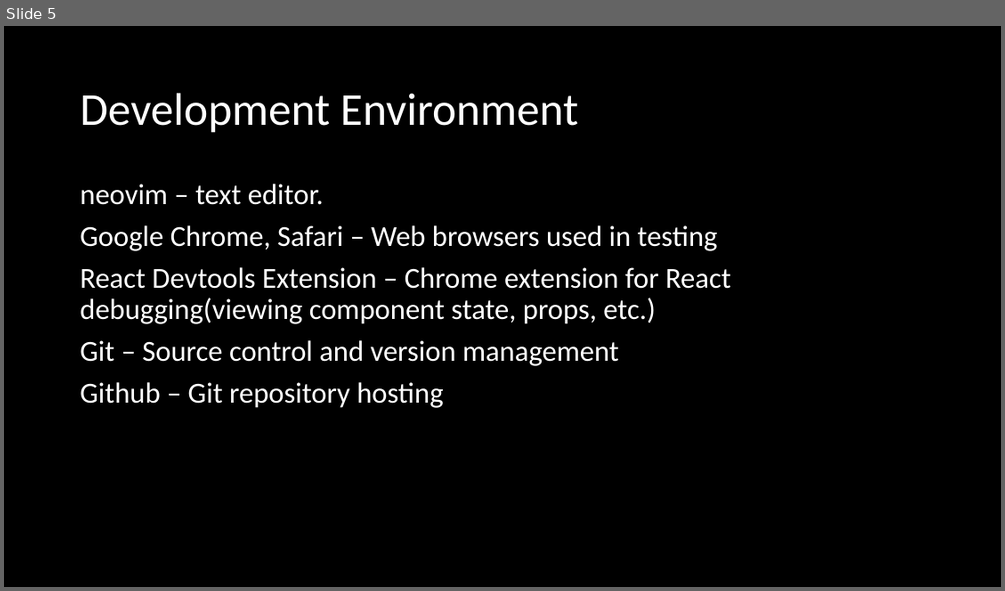
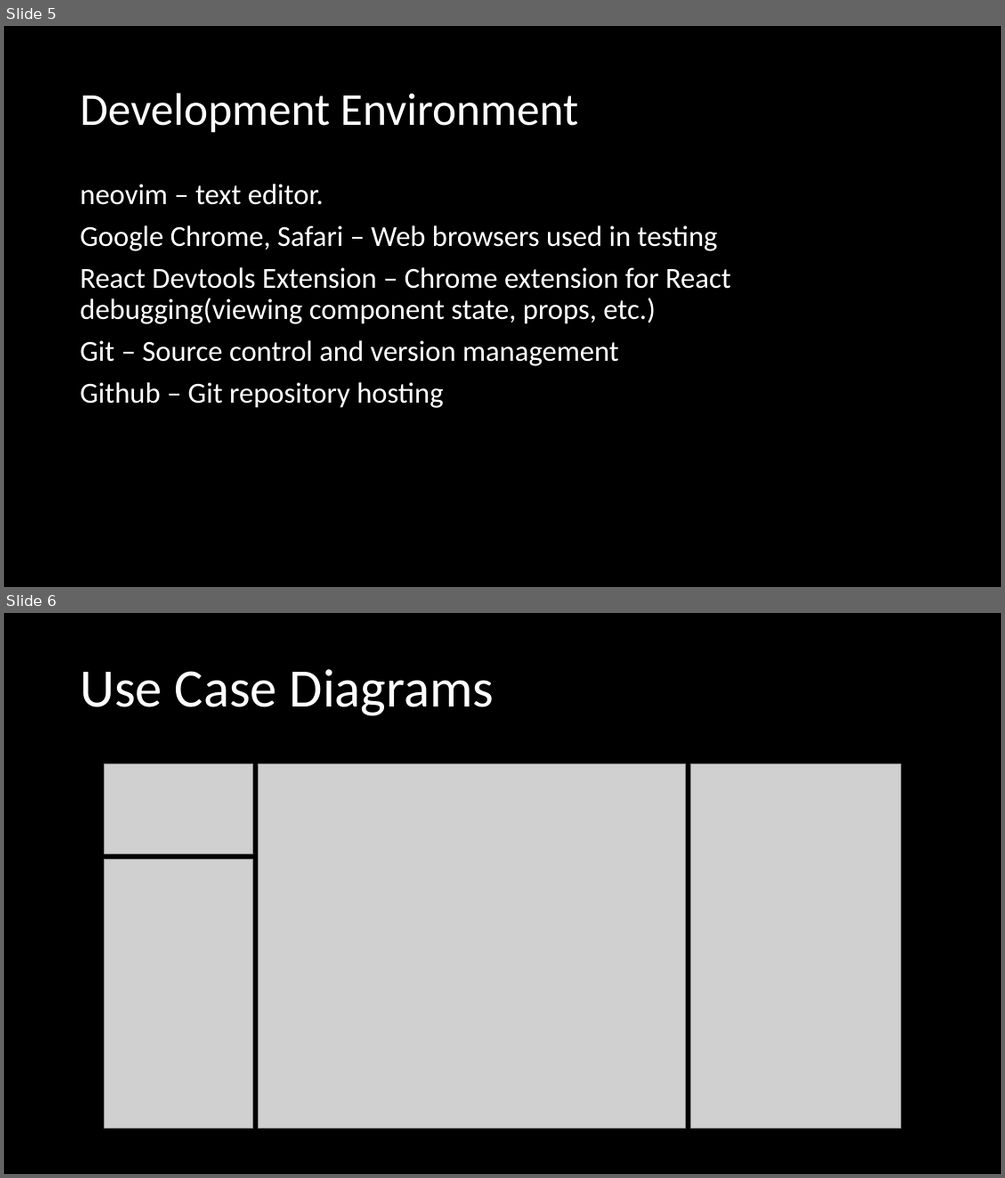
Before and after one commit to Skyward176/UnnamedFitnessApp, a slide deck: Documentation/Presentations/Final Presentation.pptx. Shown one above the other, each under a label of ours: slide 5 before the commit, slides 5 and 6 after it. The pictures are 1005x591 and 1005x1178 pixels, drawn with LibreOffice and Linux fonts; fonts in the diff are those of the drawing; grey boxes stand for pictures. Boxes give left, top, right and bottom in pixels: in the first picture for what was removed or moved away, otherwise in the second. Text is boxed around its words. In the diff, an @@ line names an element or a change of style, - is before the commit and + after.

```diff
--- a/Documentation/Presentations/Final Presentation.pptx
+++ b/Documentation/Presentations/Final Presentation.pptx
@@ slide 6 added at [4, 613, 1001, 1174], background #000000 @@
@@ title added at [80, 669, 494, 716], 52 pt, text #FFFFFF @@
+Use Case Diagrams
@@ picture added at [105, 764, 253, 854] @@
@@ picture added at [259, 764, 685, 1128] @@
@@ picture added at [690, 764, 900, 1128] @@
@@ picture added at [105, 859, 253, 1127] @@
```
Also in this commit, not shown: 4 slides changed, 15 other slides added, 1 slide removed, 3 other files.
